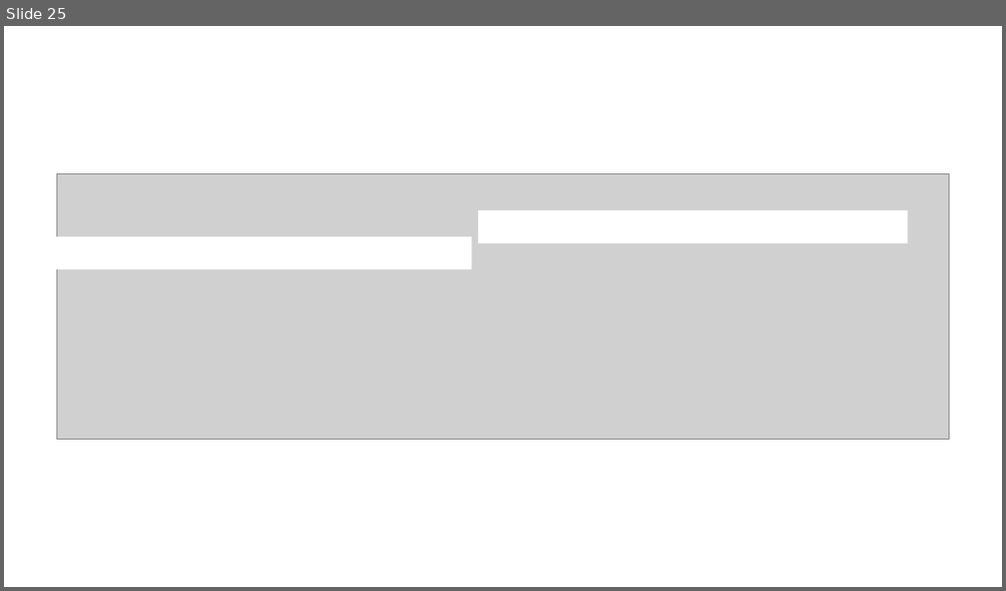
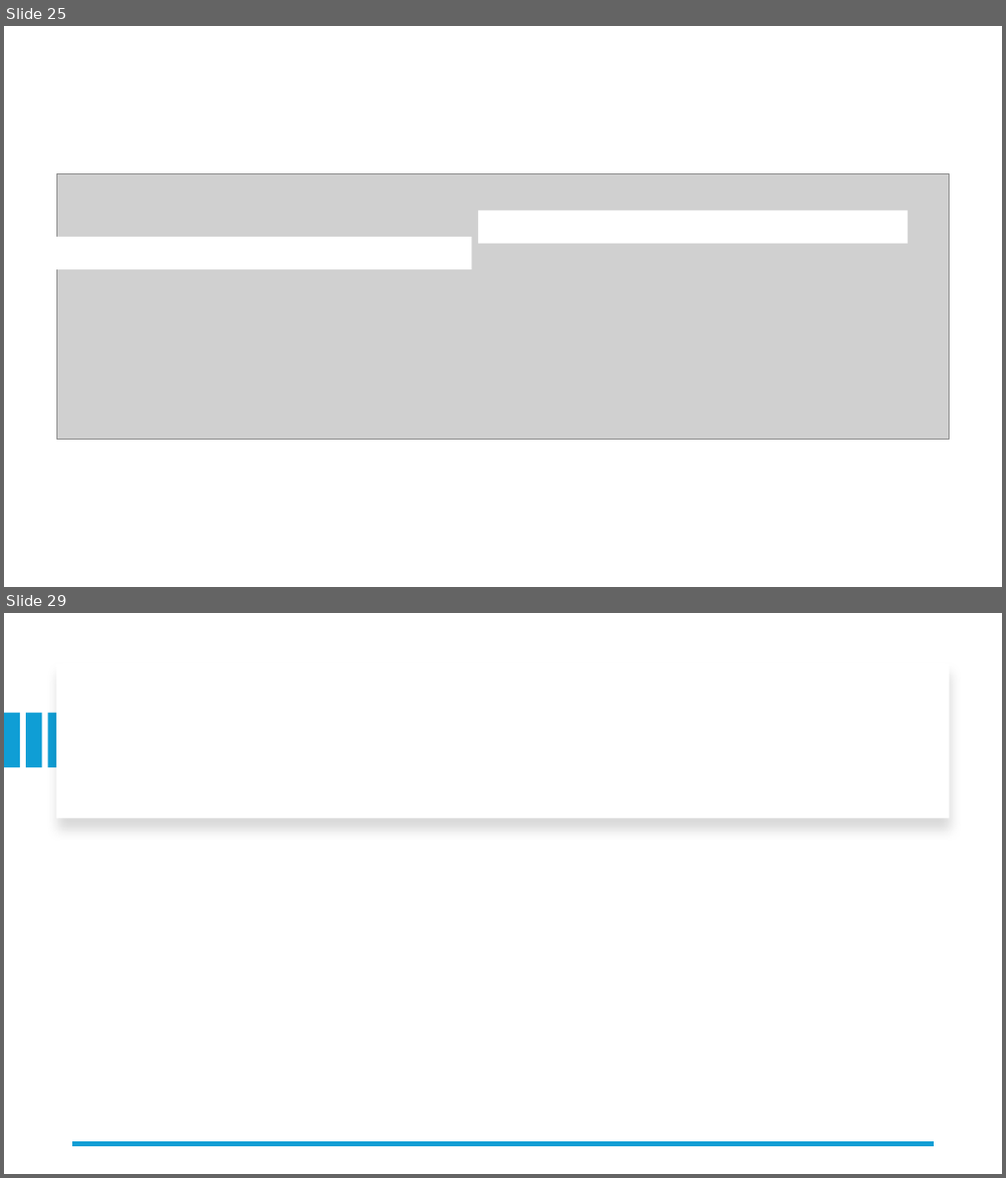
Before and after one commit to RobertNagy299/dsa-i-teaching, a slide deck: MyOwnPresentations/Divide_Conquer_Recursion_II.pptx. Shown one above the other, each under a label of ours: slide 25 before the commit, slides 25 and 29 after it; the slides between them are not shown. The pictures are 1006x591 and 1006x1178 pixels, drawn with LibreOffice and Linux fonts; fonts in the diff are those of the drawing; grey boxes stand for pictures. Boxes give left, top, right and bottom in pixels: in the first picture for what was removed or moved away, otherwise in the second. Text is boxed around its words. In the diff, an @@ line names an element or a change of style, - is before the commit and + after.

```diff
--- a/MyOwnPresentations/Divide_Conquer_Recursion_II.pptx
+++ b/MyOwnPresentations/Divide_Conquer_Recursion_II.pptx
@@ slide 29 added at <box>4,613,1002,1174</box>, background #FFFFFF @@
@@ rectangle added at <box>56,663,949,818</box>, fill #FFFFFF @@
@@ rectangle added at <box>4,713,20,768</box>, fill #0F9ED5 @@
@@ rectangle added at <box>26,713,42,768</box>, fill #0F9ED5 @@
@@ rectangle added at <box>49,713,63,768</box>, fill #0F9ED5 @@
@@ line added from (934, 1144) to (73, 1144), #0F9ED5 4.5 pt @@
```
Also in this commit, not shown: 1 slide changed, 28 other slides added.
